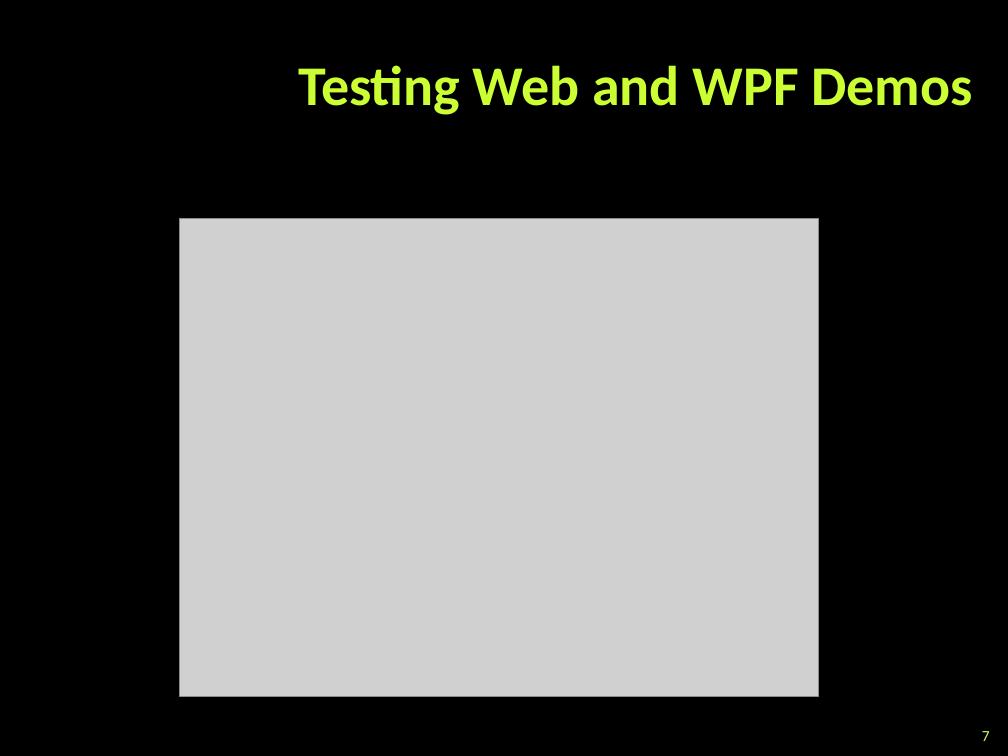
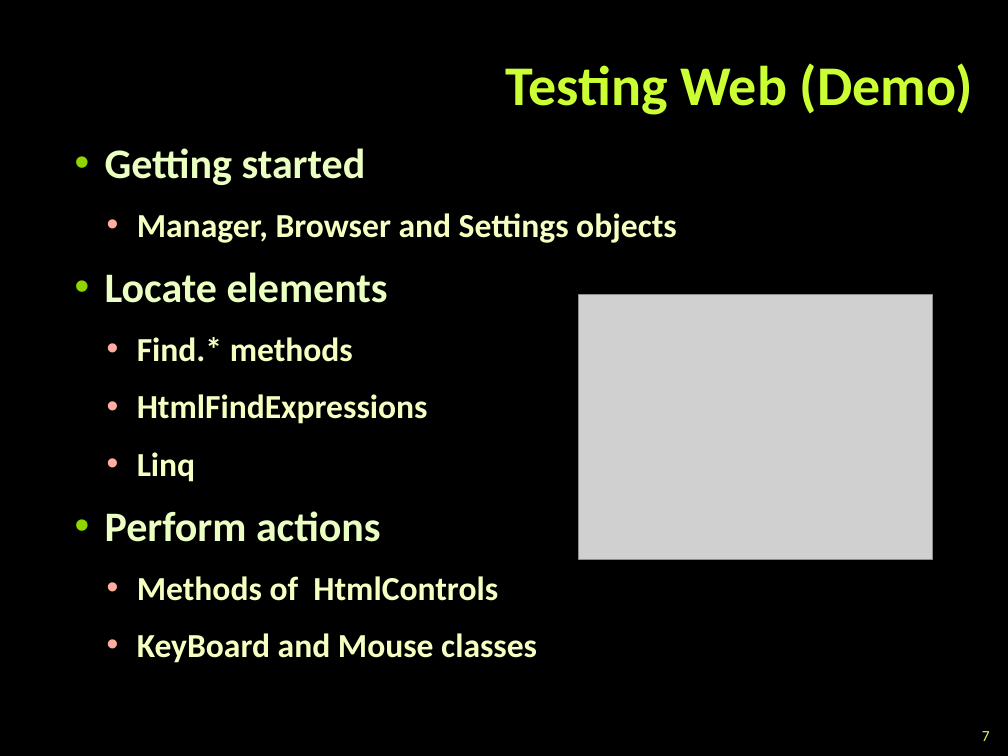
Before and after one commit to dtopuzov/qa-academy, a slide deck: slide 7 of Slides/Telerik Testing Framework/Telerik Testing Framework.pptx. Drawn at 1008x756 pixels with LibreOffice and Linux fonts; fonts in the diff are those of the drawing; grey boxes stand for pictures; background and template pictures are left out. Boxes give left, top, right and bottom in pixels: in the first picture for what was removed or moved away, otherwise in the second. Text is boxed around its words. In the diff, an @@ line names an element or a change of style, - is before the commit and + after.

Commit message:
Update slides and TTF demos.

```diff
--- a/Slides/Telerik Testing Framework/Telerik Testing Framework.pptx
+++ b/Slides/Telerik Testing Framework/Telerik Testing Framework.pptx
@@ title at bbox=[506, 63, 973, 115]: text changed @@
-Testing Web and WPF Demos
+Testing Web (Demo)
@@ text added at bbox=[105, 148, 677, 663], 24 pt, text #F5FFC2, bold @@
+  • Getting started
+    • Manager, Browser and Settings objects
+  • Locate elements
+    • Find.* methods
+    • HtmlFindExpressions
+    • Linq
+  • Perform actions
+    • Methods of HtmlControls
+    • KeyBoard and Mouse classes
@@ picture: place and size @@
-picture at bbox=[179, 219, 818, 697]
+picture at bbox=[579, 294, 932, 559]
```
Also in this commit, not shown: 3 other slides changed, 1 slide added, 3 other files.
